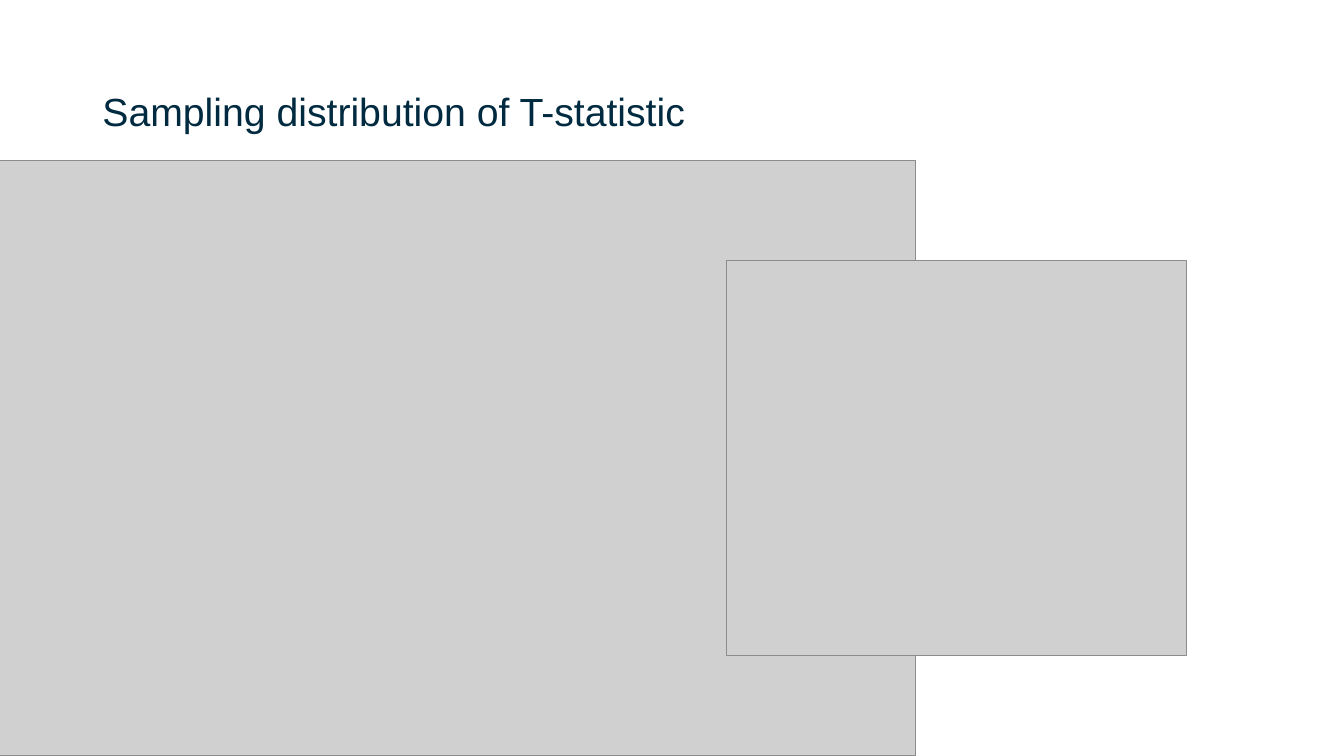
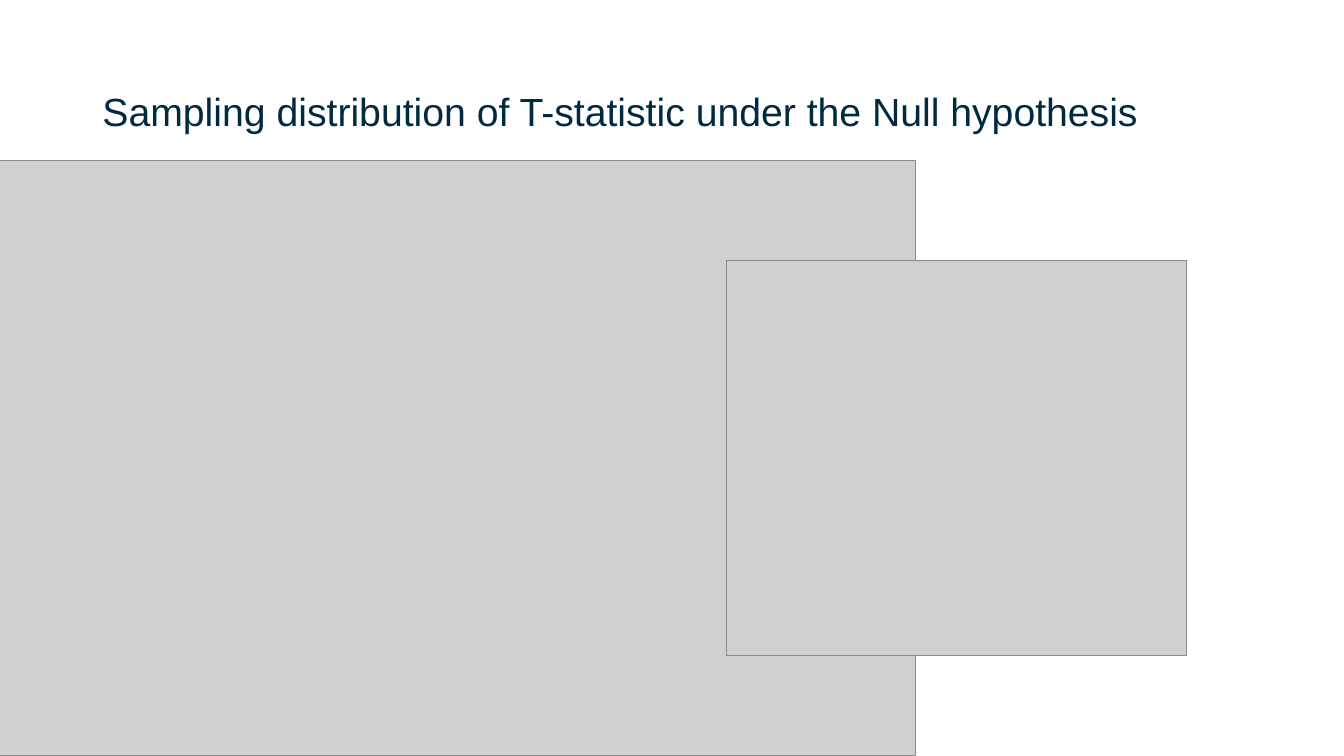
Before and after one commit to gladstone-institutes/Bioinformatics-Workshops, a slide deck: slide 35 of hypothesis-testing/HypothesisTesting.pptx (slide 30 before the commit). Drawn at 1344x756 pixels with LibreOffice and Linux fonts; fonts in the diff are those of the drawing; grey boxes stand for pictures. Boxes give left, top, right and bottom in pixels: in the first picture for what was removed or moved away, otherwise in the second. Text is boxed around its words. In the diff, an @@ line names an element or a change of style, - is before the commit and + after.

```diff
--- a/hypothesis-testing/HypothesisTesting.pptx
+++ b/hypothesis-testing/HypothesisTesting.pptx
@@ title at <box>102,97,1137,134</box>: text changed @@
-Sampling distribution of T-statistic
+Sampling distribution of T-statistic under the Null hypothesis
```
Also in this commit, not shown: 8 other slides changed, 6 slides added.
